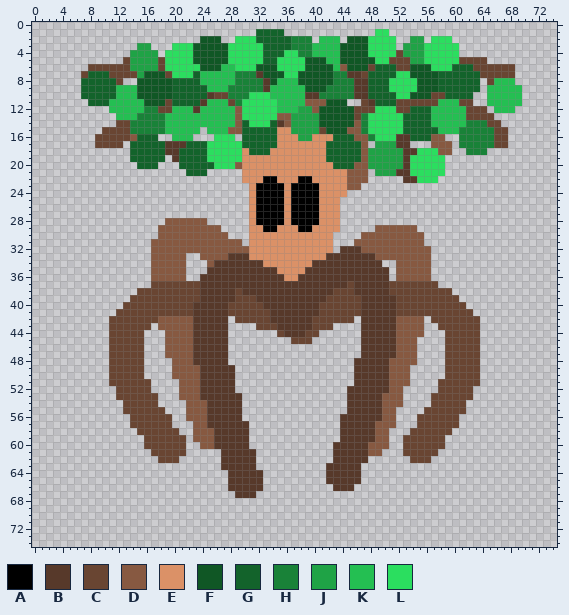
Sprite sheet: images/tiles/living_tree.png. Above: the version before the commit.
The file is 75x75 pixels. Colours within 5 levels of each other are drawn and written as one.
Palette (. is transparent): A #000000  B #57392a  C #694532  D #875941  E #db9167  F #105725  G #13632b  H #198238  J #1fa346  K #24bf52  L #2bde5f
Now the later version:
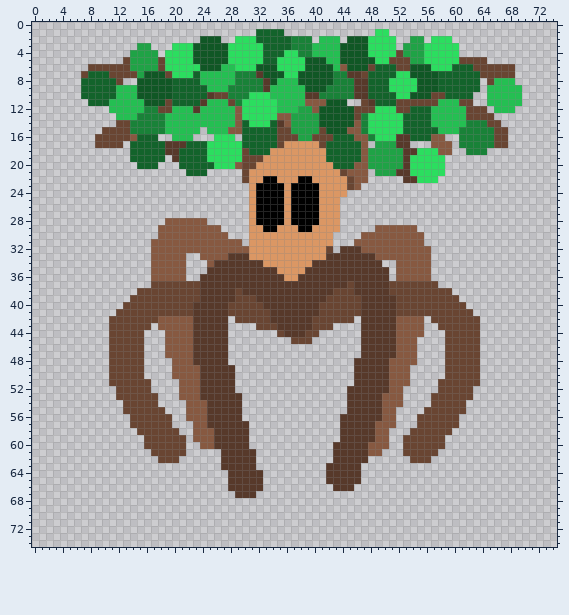
What changed:
@@ palette @@
-E #db9167
+E #db9764
@@ x 28..47 @@
 14 KDGLLLGBDJJJJFFFFFDH
-15 DDGGGGGEEJJJJCFFFDDH
-16 L.GGGGGEEEJJEEEGGGDD
-17 LLGGGGGEEEEEEEGGGGGD
-18 LLEGGGEEEEEEEEGGGGGD
-19 LLEEEEEEEEEEEEGGGGGD
-20 LDEEEEEEEEEEEEEGGGDD
-21 ..EEEEEEEEEEEEEEEDDD
-22 ..EEEAAEEEAAEEEEEDDD
-23 ...EAAAAEAAAAEEEEDD.
+15 DDGGGGGCCJJJJCFFFDDH
+16 L.GGGGGCCCJJCCCGGGDD
+17 LLGGGGGCEEEEECGGGGGD
+18 LLCGGGEEEEEEEEGGGGGD
+19 LLCCCEEEEEEEEEGGGGGD
+20 LDCCEEEEEEEEEEEGGGDD
+21 ..CEEEEEEEEEEEEECDDD
+22 ..CEEAAEEEAAEEEEECDD
+23 ...EAAAAEAAAAEEEECD.
 24 ...EAAAAEAAAAEEEE...
@@ x 40..44 @@
 31 EEE..
-32 EEE.B
+32 EEC.B
 33 EEBBB
Boxes around the changes in both pictures, in picture pixels (x1, y1, x2, y2):
changed: (242, 127, 354, 281)
